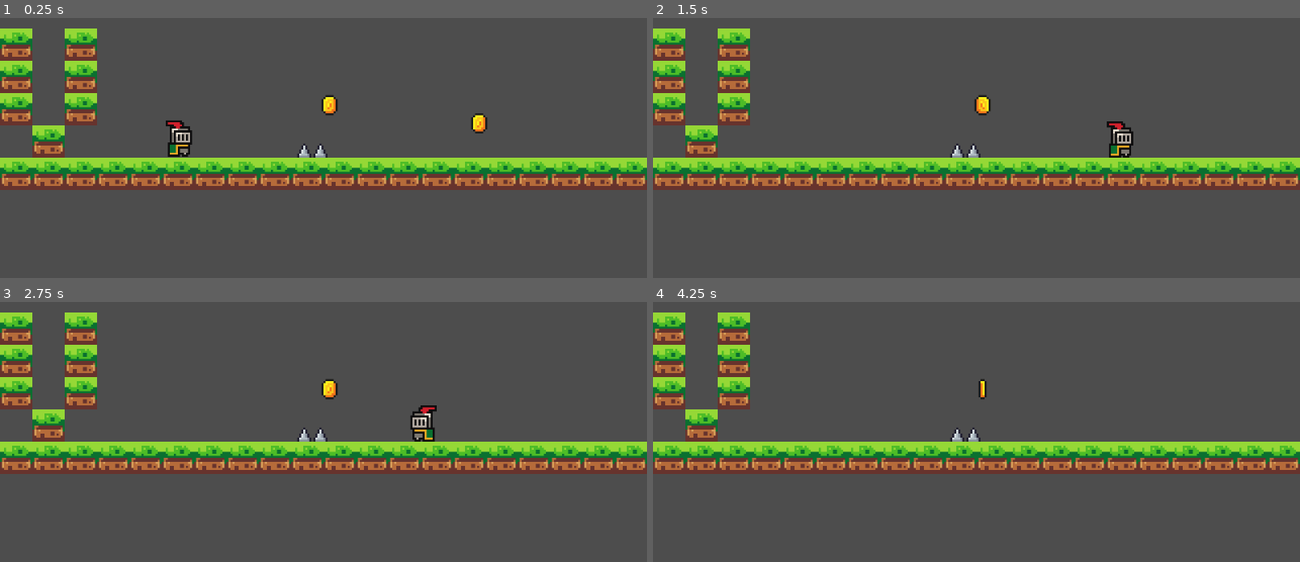
Above: before the commit, frames 1-4 (two rows, left to right).
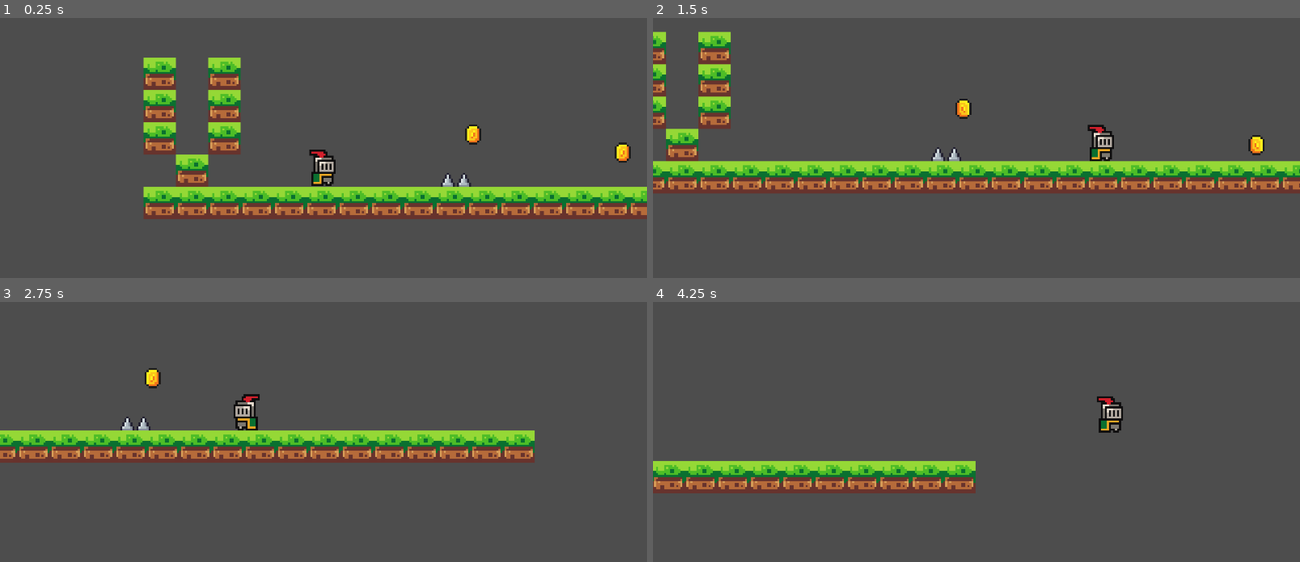
Above: after the commit, the same moments.

Repository: Parth-Agrawal2412/knight_on_the_platform_Source_code
Game: Godot game, scene res://Scenes/game.tscn
The game is run twice, just before and just after one commit, with the same random seed, the same clock (stepped at 60 frames per second) and the same inputs.
Inputs:
- Up to frame 1 (0.25 s): no input
- Up to frame 2 (1.5 s): hold Right (Right) from 0.53 s (still down); tap Space (Jump) at 0.77 s
- Up to frame 3 (2.75 s): tap Space (Jump) at 1.52 s; release Right (Right) at 2.03 s; hold Left (Left) from 2.03 s (still down)
- Up to frame 4 (4.25 s): release Left (Left) at 2.78 s; hold Right (Right) from 2.78 s (still down); tap Space (Jump) at 3.02, 3.77 s

The runs differ from the first frame. In frame 1, 30% of the frame differs, in the area x 0-100%, y 4-78%; in frame 2, 17%; in frame 3, 20%; in frame 4, 21%.

Commit message:
Add camera to Player

Diff:
--- a/Scenes/game.tscn
+++ b/Scenes/game.tscn
@@ -71,6 +71,10 @@
 [node name="Player" parent="." unique_id=5701117 instance=ExtResource("1_ebmjs")]
 position = Vector2(89, 71)
 
+[node name="Camera2D" type="Camera2D" parent="Player" unique_id=1821391594]
+position_smoothing_enabled = true
+position_smoothing_speed = 2.0
+
 [node name="Worls_tileset" parent="." unique_id=827085311 instance=ExtResource("2_qxrlw")]
 
 [node name="Layer1" type="TileMapLayer" parent="Worls_tileset" unique_id=1073281277]
@@ -90,3 +94,6 @@
 
 [node name="Spikes" parent="." unique_id=465270913 instance=ExtResource("5_i6g32")]
 position = Vector2(155, 112)
+
+[node name="Coin3" parent="." unique_id=1658001081 instance=ExtResource("5_wowpa")]
+position = Vector2(308, 104)
